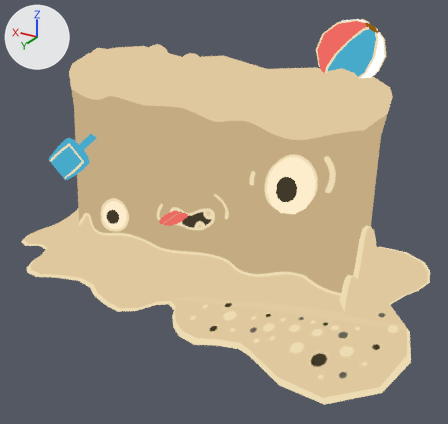
Before and after pictures for a commit that changed the glTF model godot/assets/models/battle/summons/WallOfSand.glb.
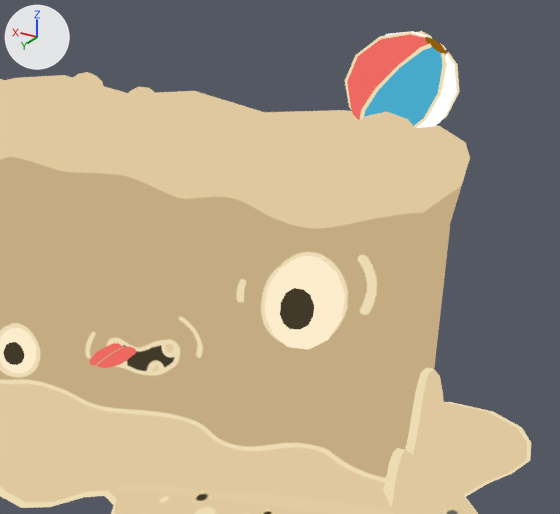
Old and new are each drawn whole from a 50 mm lens placed at (-0.218, 0.35, 0.221), pointed at (-0.012, 0.007, 0.05) and again close up on the part from 23% to 100% of the width and 0% to 74% of the height. The axes (+X, +Y, +Z) are drawn at upper left. The lights are the same throughout. The first two pictures are the older version. Where no turn or scale is listed for an object, it has been applied to the vertices. Vertices at exactly the same position are counted once.

Objects in the first close-up: 'Toungue', 'WallOfSand.001'.
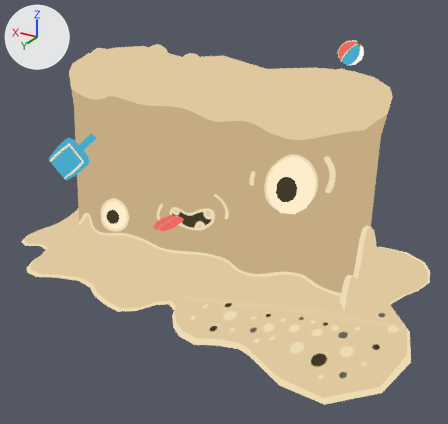
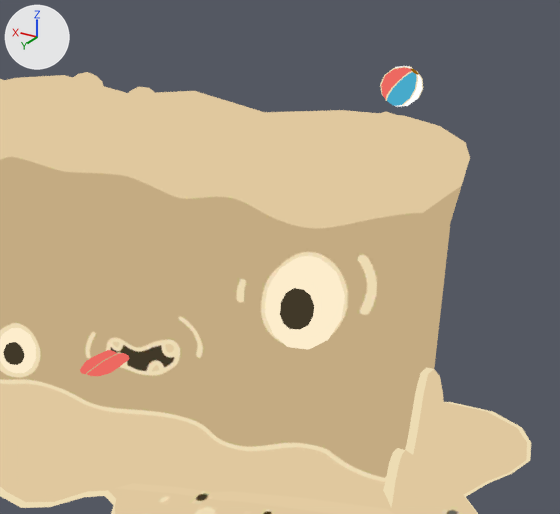
The newer file is also turned or shifted as a whole; pictures and numbers use the older file's frame.

Changed parts and their boxes [x1, y1, x2, y2] in the close-ups (560 x 514 px; the box of a moved part takes in the faces that stretch with it):
'WallOfSand.001', reshaped
    before: [0, 31, 531, 514]
    after: [0, 66, 531, 514]
'Toungue', moved
    before: [90, 344, 136, 368]
    after: [80, 350, 129, 376]
part 2 of me_wallofsand, moved or reshaped
    before: [359, 44, 432, 121]
    after: [386, 71, 412, 101]
part 3 of me_wallofsand, moved or reshaped
    before: [414, 53, 447, 128]
    after: [402, 74, 418, 105]
part 4 of me_wallofsand, moved or reshaped
    before: [444, 52, 460, 118]
    after: [418, 74, 423, 98]
part 5 of me_wallofsand, moved or reshaped
    before: [345, 32, 425, 110]
    after: [380, 67, 408, 96]
part 6 of me_wallofsand, moved or reshaped (not visible afterwards)
    before: [418, 31, 432, 38]
part 7 of me_wallofsand, moved or reshaped
    before: [347, 31, 457, 128]
    after: [381, 66, 422, 107]

What changed in the scene script:
```text
Change me_toungue:
    used by ob_toungue; location = (0.0, 0.0, 0.0)
    remove me_toungue.from_pydata(...)  # 104 vertices, 192 faces; spans x 0.0066..0.0197, y 0.0177..0.0451, z 0.0471..0.0511
    add me_toungue.from_pydata(...)  # 104 vertices, 192 faces; spans x 0.01..0.0231, y 0.0201..0.0474, z 0.0433..0.0473
    me_toungue part 1: the whole mesh is moved by (0.0034, 0.0023, -0.0038)
Change me_wallofsand:
    used by ob_wallofsand_001; location = (0.0049, -0.0035, 0.0058)
    remove me_wallofsand.from_pydata(...)  # 915 vertices, 1506 faces; spans x -0.163..0.163, y -0.105..0.105, z -0.006..0.175
    add me_wallofsand.from_pydata(...)  # 915 vertices, 1506 faces; spans x -0.163..0.163, y -0.105..0.105, z -0.006..0.163
    me_wallofsand part 2: the loose piece of 18 vertices spanning x -0.101..-0.078, y -0.015..0.003, z 0.142..0.172 is scaled about its middle by 0.377, then moved by (0.0, -0.008, -0.001)
    me_wallofsand part 3: the loose piece of 15 vertices spanning x -0.108..-0.095, y -0.017..-0.006, z 0.138..0.169 is scaled about its middle by 0.377, then moved by (0.007, -0.005, 0.001)
    me_wallofsand part 4: the loose piece of 15 vertices spanning x -0.109..-0.097, y -0.028..-0.02, z 0.137..0.168 is scaled about its middle by 0.377, then moved by (0.008, 0.003, 0.001)
    me_wallofsand part 5: the loose piece of 21 vertices spanning x -0.098..-0.07, y -0.018..-0.01, z 0.142..0.175 is scaled about its middle by 0.377, then moved by (-0.004, -0.003, -0.002)
    me_wallofsand part 6: the loose piece of 21 vertices spanning x -0.098..-0.071, y -0.032..-0.021, z 0.142..0.175 is scaled about its middle by 0.377, then moved by (-0.003, 0.005, -0.002)
    me_wallofsand part 7: the loose piece of 74 vertices spanning x -0.11..-0.069, y -0.039..0.001, z 0.135..0.175 is scaled about its middle by 0.377
    other edits to the shape of me_wallofsand do not show in these pictures
```
